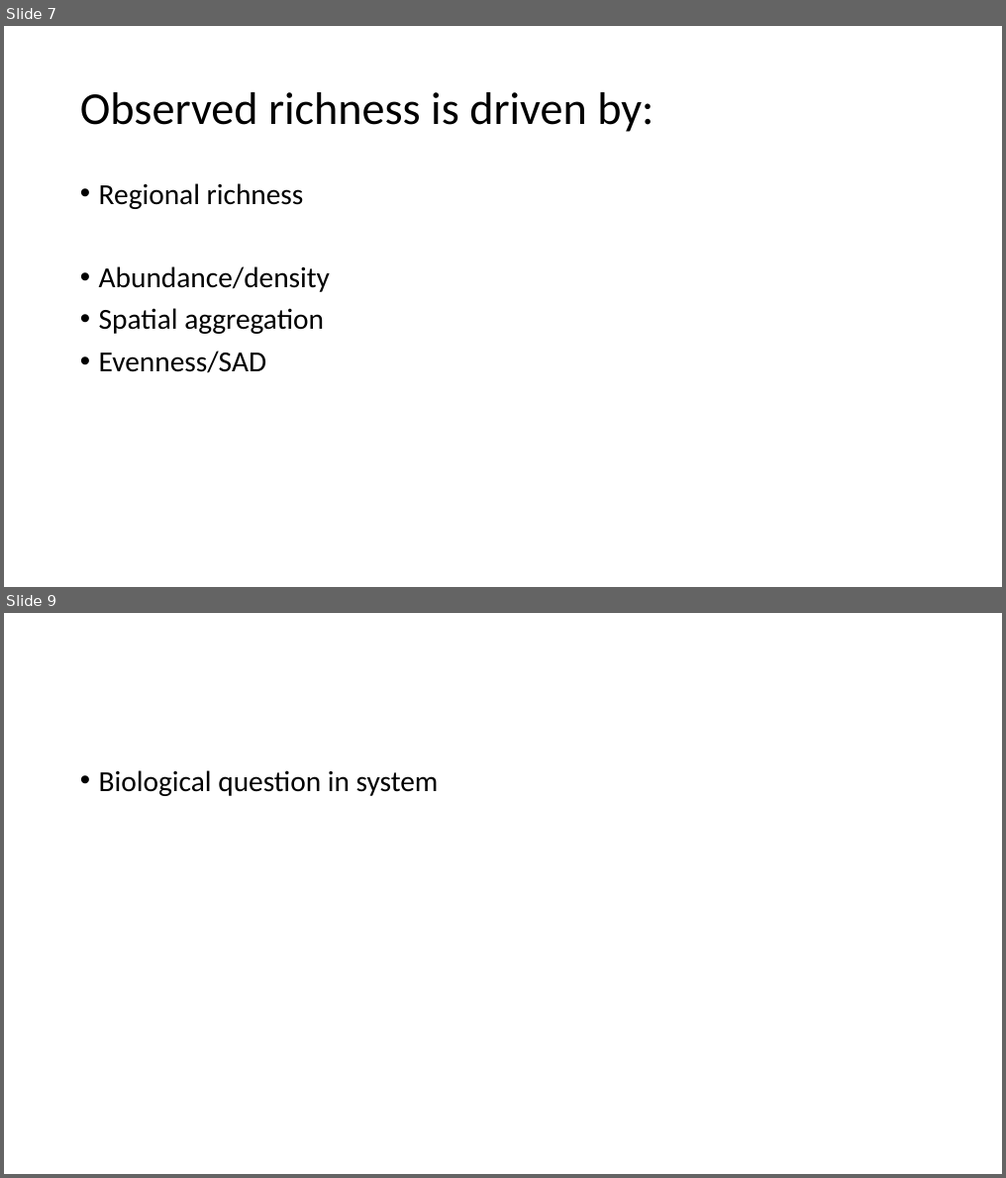
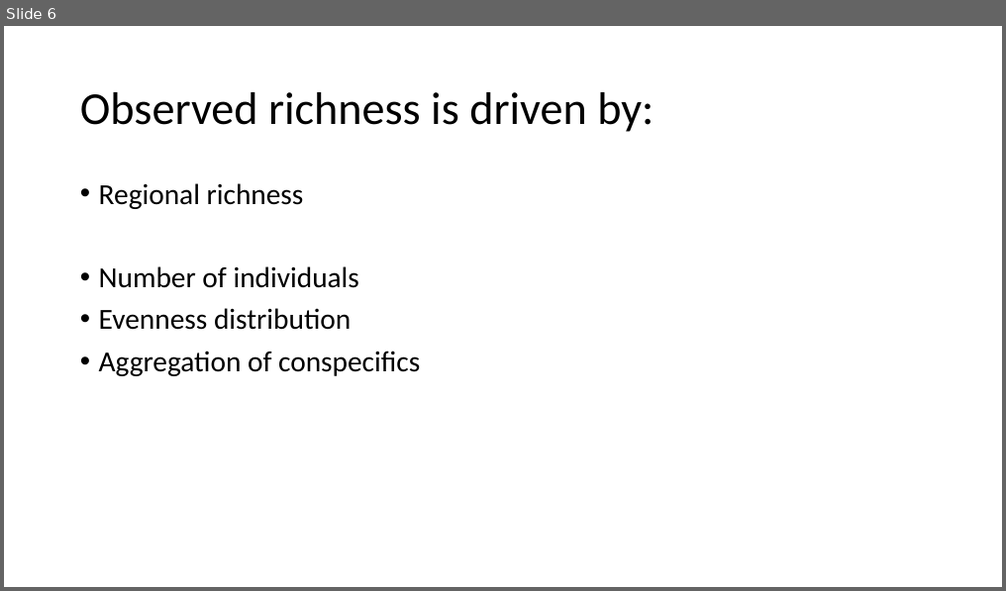
Before and after one commit to tielens/classBIOL709B, a slide deck: Presentation workflow draft 709b.pptx. Shown one above the other, each under a label of ours: slides 7 and 9 before the commit, slide 6 after it; the slides between them are not shown. The pictures are 1006x1178 and 1006x591 pixels, drawn with LibreOffice and Linux fonts; fonts in the diff are those of the drawing. Boxes give left, top, right and bottom in pixels: in the first picture for what was removed or moved away, otherwise in the second. Text is boxed around its words. In the diff, an @@ line names an element or a change of style, - is before the commit and + after.

```diff
--- a/Presentation workflow draft 709b.pptx
+++ b/Presentation workflow draft 709b.pptx
@@ slide 9 removed at [4, 613, 1002, 1174], background #FFFFFF @@
@@ text removed at [99, 770, 439, 796] @@
-• Biological question in system
@@ what was slide 7 is now slide 6 @@
@@ slide 6 changed as well @@
@@ text at [99, 267, 420, 376]: text changed @@
-• Abundance/density
-• Spatial aggregation
-• Evenness/SAD
+• Number of individuals
+• Evenness distribution
+• Aggregation of conspecifics
```
Also in this commit, not shown: 8 slides added, 8 other slides removed, 1 other file.
